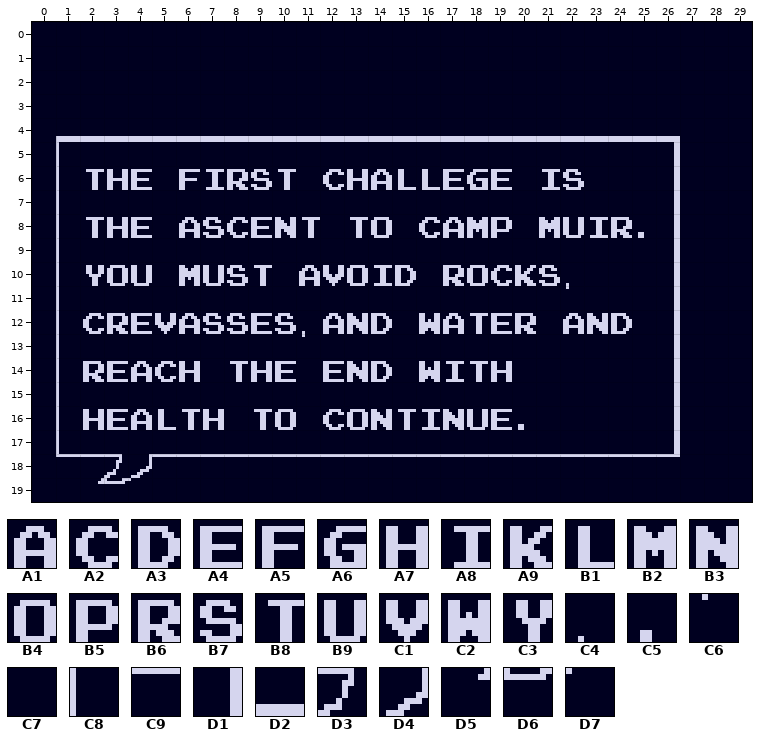
Tiled map: diaSeven.tmx. The first picture shows the starting point.
Cells are 8x8 px. Shown: x 0..29, y 0..19.
Key: from "dialogueFont": A1 96, A2 98, A3 99, A4 100, A5 101, A6 102, A7 103, A8 104, A9 106, B1 107, B2 108, B3 128, B4 129, B5 130, B6 132, B7 133, B8 134, B9 135, C1 136, C2 137, C3 139, C4 161, C5 165, C6 193, C7 195, C8 227, C9 262, D1 292, D2 296, D3 358, D4 359, D5 389, D6 390, D7 391.
__ is an empty cell.
Layer "Tile Layer 1" before, first column x 0:
 0 C7 C7 C7 C7 C7 C7 C7 C7 C7 C7 C7 C7 C7 C7 C7 C7 C7 C7 C7 C7 C7 C7 C7 C7 C7 C7 C7 C7 C7 C7
 1 C7 C7 C7 C7 C7 C7 C7 C7 C7 C7 C7 C7 C7 C7 C7 C7 C7 C7 C7 C7 C7 C7 C7 C7 C7 C7 C7 C7 C7 C7
 2 C7 C7 C7 C7 C7 C7 C7 C7 C7 C7 C7 C7 C7 C7 C7 C7 C7 C7 C7 C7 C7 C7 C7 C7 C7 C7 C7 C7 C7 C7
 3 C7 C7 C7 C7 C7 C7 C7 C7 C7 C7 C7 C7 C7 C7 C7 C7 C7 C7 C7 C7 C7 C7 C7 C7 C7 C7 C7 C7 C7 C7
 4 C7 D2 D2 D2 D2 D2 D2 D2 D2 D2 D2 D2 D2 D2 D2 D2 D2 D2 D2 D2 D2 D2 D2 D2 D2 D2 D2 C7 C7 C7
 5 C7 C8 C7 C7 C7 C7 C7 C7 C7 C7 C7 C7 C7 C7 C7 C7 C7 C7 C7 C7 C7 C7 C7 C7 C7 C7 D1 C7 C7 C7
 6 C7 C8 B8 A7 A4 C7 A5 A8 B6 B7 B8 C7 A2 A7 A1 B1 B1 A4 A6 A4 C7 A8 B7 C7 C7 C7 D1 C7 C7 C7
 7 C7 C8 C7 C7 C7 C7 C7 C7 C7 C7 C7 C7 C7 C7 C7 C7 C7 C7 C7 C7 C7 C7 C7 C7 C7 C7 D1 C7 C7 C7
 8 C7 C8 B8 A7 A4 C7 A1 B7 A2 A4 B3 B8 C7 B8 B4 C7 A2 A1 B2 B5 C7 B2 B9 A8 B6 C5 D1 C7 C7 C7
 9 C7 C8 C7 C7 C7 C7 C7 C7 C7 C7 C7 C7 C7 C7 C7 C7 C7 C7 C7 C7 C7 C7 C7 C7 C7 C7 D1 C7 C7 C7
10 C7 C8 C3 B4 B9 C7 B2 B9 B7 B8 C7 A1 C1 B4 A8 A3 C7 B6 B4 A2 A9 B7 C4 C7 C7 C7 D1 C7 C7 C7
11 C7 C8 C7 C7 C7 C7 C7 C7 C7 C7 C7 C7 C7 C7 C7 C7 C7 C7 C7 C7 C7 C7 C6 C7 C7 C7 D1 C7 C7 C7
12 C7 C8 A2 B6 A4 C1 A1 B7 B7 A4 B7 C4 A1 B3 A3 C7 C2 A1 B8 A4 B6 C7 A1 B3 A3 C7 D1 C7 C7 C7
13 C7 C8 C7 C7 C7 C7 C7 C7 C7 C7 C7 C6 C7 C7 C7 C7 C7 C7 C7 C7 C7 C7 C7 C7 C7 C7 D1 C7 C7 C7
14 C7 C8 B6 A4 A1 A2 A7 C7 B8 A7 A4 C7 A4 B3 A3 C7 C2 A8 B8 A7 C7 C7 C7 C7 C7 C7 D1 C7 C7 C7
15 C7 C8 C7 C7 C7 C7 C7 C7 C7 C7 C7 C7 C7 C7 C7 C7 C7 C7 C7 C7 C7 C7 C7 C7 C7 C7 D1 C7 C7 C7
16 C7 C8 A7 A4 A1 B1 B8 A7 C7 B8 B4 C7 A2 B4 B3 B8 A8 B3 B9 A4 C5 C7 C7 C7 C7 C7 D1 C7 C7 C7
17 C7 C8 C7 C7 C7 C7 C7 C7 C7 C7 C7 C7 C7 C7 C7 C7 C7 C7 C7 C7 C7 C7 C7 C7 C7 C7 D1 C7 C7 C7
18 C7 C9 C9 D3 D4 C9 C9 C9 C9 C9 C9 C9 C9 C9 C9 C9 C9 C9 C9 C9 C9 C9 C9 C9 C9 C9 C9 C7 C7 C7
19 C7 C7 D5 D6 D7 C7 C7 C7 C7 C7 C7 C7 C7 C7 C7 C7 C7 C7 C7 C7 C7 C7 C7 C7 C7 C7 C7 C7 C7 C7
The result:
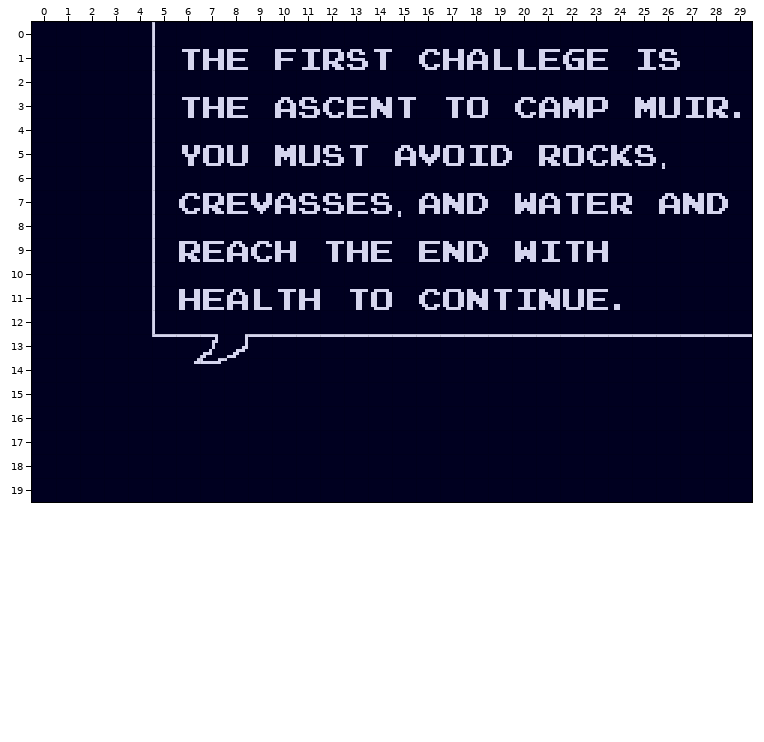
Diff:
Changed rows in their new state; .. is an unchanged cell.
Layer "Tile Layer 1":
first column x 1:
 0 .. .. .. .. C8 .. .. .. .. .. .. .. .. .. .. .. .. .. .. .. .. .. .. .. .. .. .. .. ..
 1 .. .. .. .. C8 B8 A7 A4 .. A5 A8 B6 B7 B8 .. A2 A7 A1 B1 B1 A4 A6 A4 .. A8 B7 .. .. ..
 2 .. .. .. .. C8 .. .. .. .. .. .. .. .. .. .. .. .. .. .. .. .. .. .. .. .. .. .. .. ..
 3 .. .. .. .. C8 B8 A7 A4 .. A1 B7 A2 A4 B3 B8 .. B8 B4 .. A2 A1 B2 B5 .. B2 B9 A8 B6 C5
 4 C7 C7 C7 C7 C8 C7 C7 C7 C7 C7 C7 C7 C7 C7 C7 C7 C7 C7 C7 C7 C7 C7 C7 C7 C7 C7 .. .. ..
 5 C7 .. .. .. C8 C3 B4 B9 .. B2 B9 B7 B8 .. A1 C1 B4 A8 A3 .. B6 B4 A2 A9 B7 C4 .. .. ..
 6 C7 C7 C7 C7 C8 C7 C7 C7 C7 C7 .. C7 C7 C7 C7 C7 C7 C7 C7 .. C7 C7 .. .. .. C6 .. .. ..
 7 C7 .. .. .. C8 A2 B6 A4 C1 A1 B7 B7 A4 B7 C4 A1 B3 A3 .. C2 A1 B8 A4 B6 .. A1 B3 A3 ..
 8 C7 C7 C7 C7 C8 C7 C7 C7 C7 C7 C7 .. C7 C7 C6 C7 C7 C7 C7 .. C7 C7 C7 C7 C7 C7 .. .. ..
 9 C7 .. .. .. C8 B6 A4 A1 A2 A7 .. B8 A7 A4 .. A4 B3 A3 .. C2 A8 B8 A7 .. .. C7 .. .. ..
10 C7 C7 C7 C7 C8 C7 C7 C7 C7 .. C7 C7 C7 C7 C7 .. C7 C7 C7 C7 C7 C7 .. .. .. C7 .. .. ..
11 C7 .. .. .. C8 A7 A4 A1 B1 B8 A7 .. B8 B4 .. A2 B4 B3 B8 A8 B3 B9 A4 C5 .. C7 .. .. ..
12 C7 C7 C7 C7 C8 C7 C7 C7 C7 C7 C7 C7 C7 C7 .. C7 C7 C7 C7 C7 .. C7 C7 C7 .. C7 .. .. ..
13 C7 .. .. .. C9 C9 D3 D4 C9 C9 C9 C9 C9 C9 C9 C9 C9 C9 C9 C9 C9 C9 C9 C9 C9 C9 C9 C9 C9
14 C7 C7 C7 C7 C7 D5 D6 D7 C7 C7 .. C7 C7 C7 .. C7 C7 C7 C7 .. .. .. .. .. .. C7 .. .. ..
15 C7 .. .. .. .. .. .. .. .. .. .. .. .. .. .. .. .. .. .. .. .. .. .. .. .. C7 .. .. ..
16 C7 C7 C7 C7 C7 C7 C7 .. C7 C7 .. C7 C7 C7 C7 C7 C7 C7 C7 C7 .. .. .. .. .. C7 .. .. ..
17 C7 .. .. .. .. .. .. .. .. .. .. .. .. .. .. .. .. .. .. .. .. .. .. .. .. C7 .. .. ..
18 C7 C7 C7 C7 C7 C7 C7 C7 C7 C7 C7 C7 C7 C7 C7 C7 C7 C7 C7 C7 C7 C7 C7 C7 C7 C7 .. .. ..
19 .. C7 C7 C7 .. .. .. .. .. .. .. .. .. .. .. .. .. .. .. .. .. .. .. .. .. .. .. .. ..
Pixel boxes of the changes (left, top, right, bottom) in both pictures:
changed: (56, 22, 752, 484)
